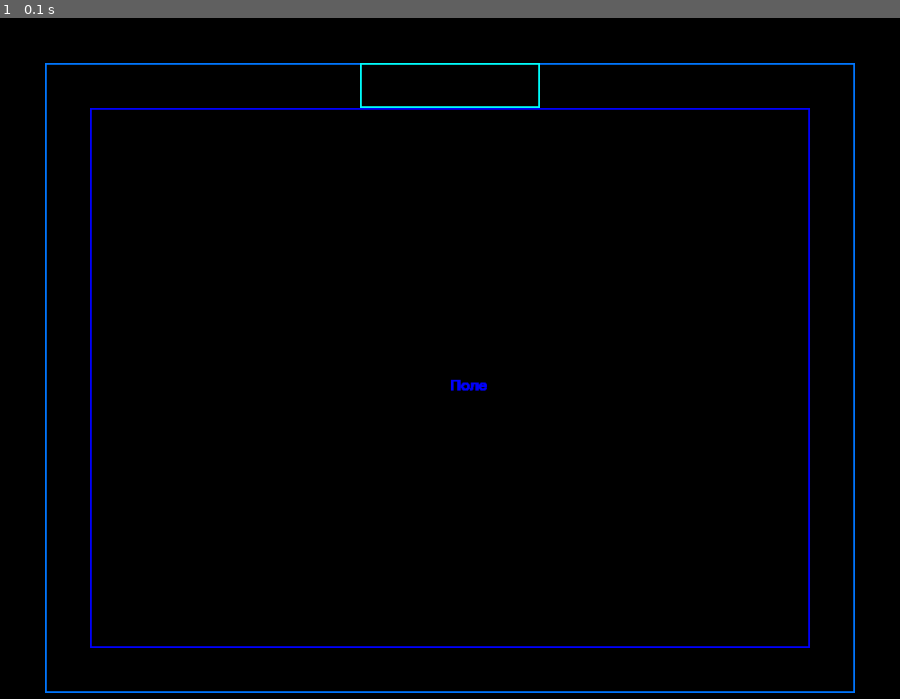
Above: before the commit, frame 1.
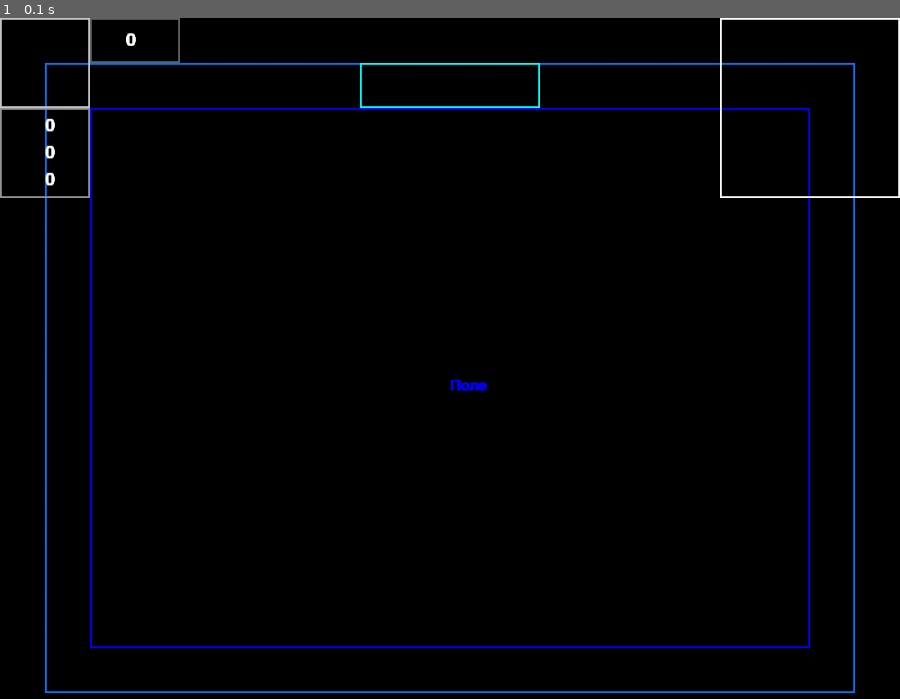
Above: after the commit, the same moment.

Repository: kapusta-gg/pygame_group6
Game: pygame game, started from main.py
Same seed, same stepped clock (60 frames per second), same inputs: the game is played once before the commit and once after it.
Inputs:
- Up to frame 1 (0.1 s): no input

The runs differ from the first frame. In frame 1, 0.6% of the frame differs, in the area x 0-100%, y 0-27%.

Commit message:
Описали файлы hud.py и minimap.py

Diff:
--- a/main.py
+++ b/main.py
@@ -1,6 +1,8 @@
 import pygame
 
 from models.map.rooms import Room
+from models.interface.minimap import MiniMap
+from models.interface.hud import HUD
 
 if __name__ == '__main__':
     pygame.init()
@@ -8,6 +10,8 @@
     screen = pygame.display.set_mode(size)
 
     room = Room()
+    map = MiniMap()
+    hud = HUD()
 
     running = True
     while running:
@@ -16,7 +20,10 @@
             if event.type == pygame.QUIT:
                 running = False
         # Отрисовка объектов
+
         room.draw(screen)
+        map.draw(screen)
+        hud.draw(screen)
         # Выполняем логику (пока пусто)
         # Обновление экрана
         pygame.display.flip()
--- /dev/null
+++ b/models/interface/hud.py
@@ -0,0 +1,54 @@
+import pygame
+
+
+class HUD:
+    def __init__(self):
+        self.active_item = ActiveItemHUD()
+        self.health = HealthHUD()
+        self.items = ItemsHUD()
+
+    def draw(self, screen: pygame.Surface):
+        self.active_item.draw(screen)
+        self.health.draw(screen)
+        self.items.draw(screen)
+
+
+class ActiveItemHUD:
+    def __init__(self):
+        self.item = pygame.rect.Rect(0, 0, 100, 100)
+        self.item_color = pygame.color.Color((200, 200, 200))
+
+    def draw(self, screen: pygame.Surface):
+        pygame.draw.rect(screen, self.item_color, self.item, width=2)
+
+
+class HealthHUD:
+    FONT_SIZE = 30
+
+    def __init__(self):
+        self.item = pygame.rect.Rect(100, 0, 100, 50)
+        self.item_color = pygame.color.Color((100, 100, 100))
+        self.font = pygame.font.Font(None, HealthHUD.FONT_SIZE)
+        self.health = 0
+        self.text = self.font.render(str(self.health), True, (255, 255, 255))
+
+    def draw(self, screen: pygame.Surface):
+        pygame.draw.rect(screen, self.item_color, self.item, width=2)
+        screen.blit(self.text, (140, 15))
+
+
+class ItemsHUD:
+    FONT_SIZE = 30
+
+    def __init__(self):
+        self.item = pygame.rect.Rect(0, 100, 100, 100)
+        self.item_color = pygame.color.Color((150, 150, 150))
+
+        self.font = pygame.font.Font(None, ItemsHUD.FONT_SIZE)
+        self.items_num_list = [0, 0, 0]
+        self.items_text_list = [self.font.render(str(i), True, (255, 255, 255)) for i in self.items_num_list]
+
+    def draw(self, screen: pygame.Surface):
+        pygame.draw.rect(screen, self.item_color, self.item, width=2)
+        for i in range(3):
+            screen.blit(self.items_text_list[0], (self.item.x + 50, self.item.y + 10 + 30 * i))
--- /dev/null
+++ b/models/interface/minimap.py
@@ -0,0 +1,10 @@
+import pygame
+
+
+class MiniMap:
+    def __init__(self):
+        self.map = pygame.rect.Rect(800, 0, 200, 200)
+        self.map_color = pygame.color.Color((255, 255, 255))
+
+    def draw(self, screen: pygame.Surface):
+        pygame.draw.rect(screen, self.map_color, self.map, width=2)
